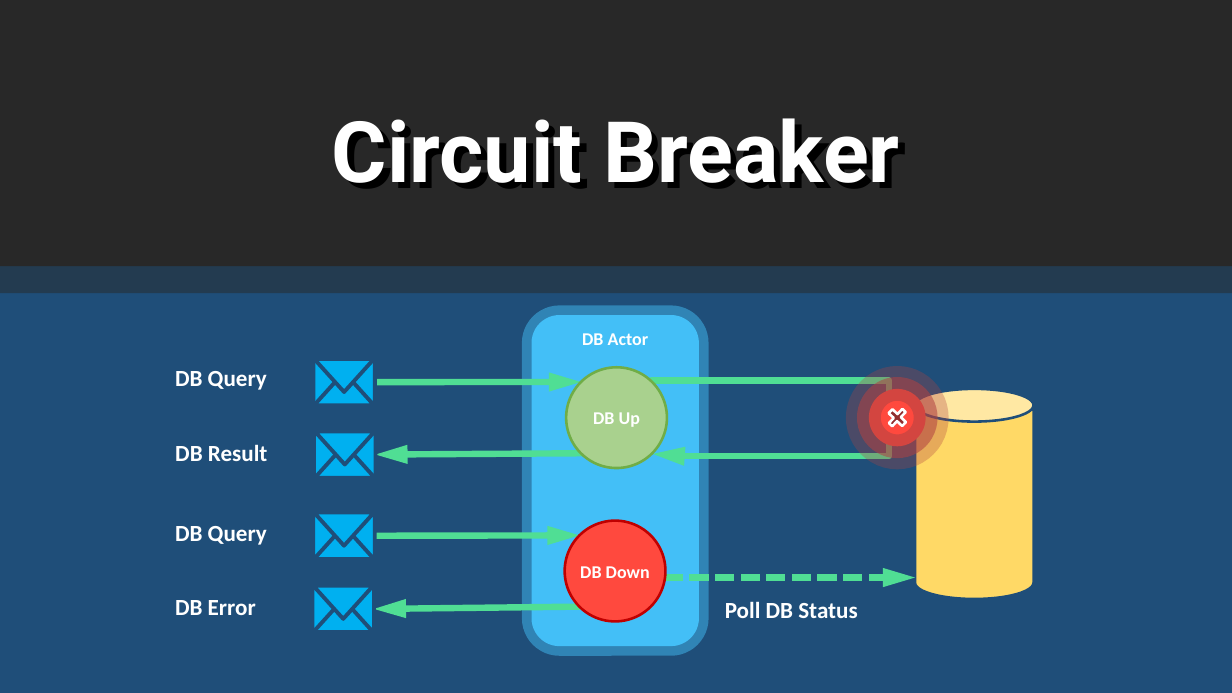
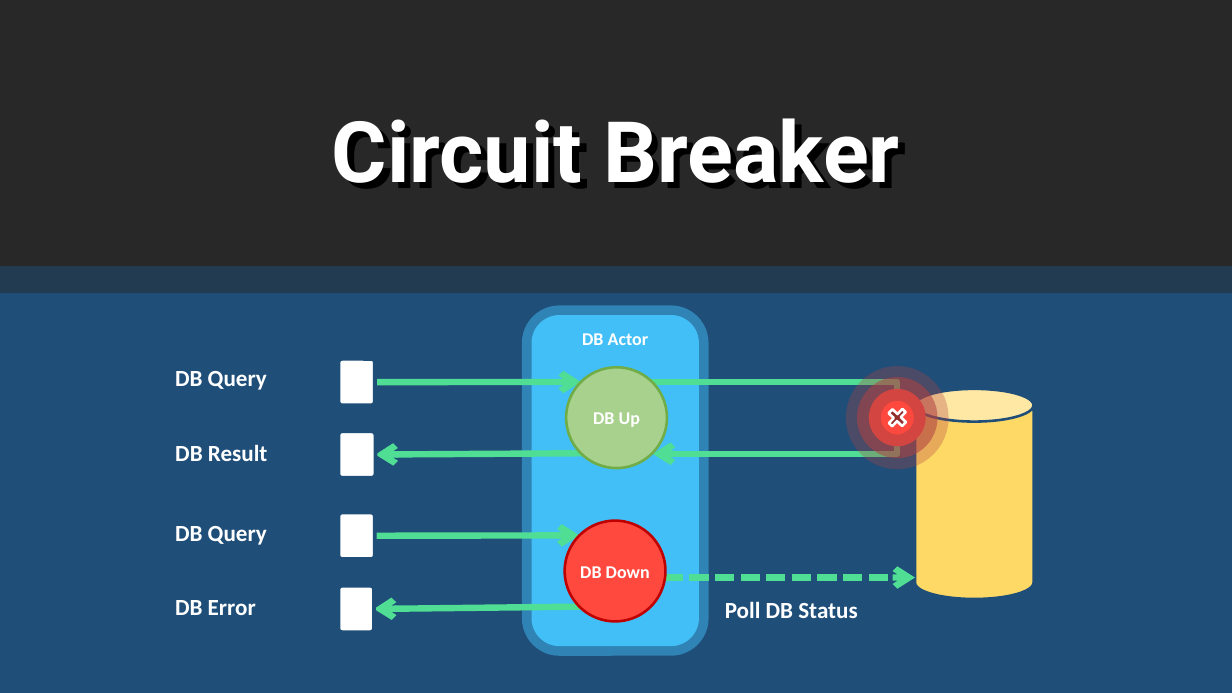
Before and after one commit to rogeralsing/Presentations, a slide deck: slide 20 of FailingGracefully/QConSP/protoactor.pptx. Drawn at 1232x693 pixels with LibreOffice and Linux fonts; fonts in the diff are those of the drawing. Boxes give left, top, right and bottom in pixels: in the first picture for what was removed or moved away, otherwise in the second. Text is boxed around its words. In the diff, an @@ line names an element or a change of style, - is before the commit and + after.

```diff
--- a/FailingGracefully/QConSP/protoactor.pptx
+++ b/FailingGracefully/QConSP/protoactor.pptx
@@ rounded rectangle: place and size @@
-rounded rectangle at (313,359,375,405)
+rounded rectangle at (338,359,374,405)
@@ arrow (375, 383) - (581, 382): arrowheads changed @@
@@ elbow arrow (652, 383) - (653, 454): arrowheads changed; route changed @@
@@ group removed at (314,359,375,478): 4 triangles @@
@@ rounded rectangle: place and size @@
-rounded rectangle at (314,432,376,478)
+rounded rectangle at (338,432,375,478)
@@ arrow (581, 454) - (375, 455): arrowheads changed @@
@@ rounded rectangle: place and size @@
-rounded rectangle at (313,513,375,559)
+rounded rectangle at (338,513,374,559)
@@ arrow (375, 536) - (579, 535): arrowheads changed @@
@@ group removed at (313,513,374,632): 4 triangles @@
@@ fill #00B0F0 to #FFFFFF in 4 elements at (338,432,375,478), (338,359,374,405), (338,513,374,559), (338,586,373,632) @@
@@ rounded rectangle: place and size @@
-rounded rectangle at (312,586,374,632)
+rounded rectangle at (338,586,373,632)
@@ arrow (667, 578) - (915, 578): arrowheads changed @@
@@ arrow (579, 607) - (374, 609): arrowheads changed @@
```
Also in this commit, not shown: 6 other slides changed, 5 slides added, 4 slides removed.
